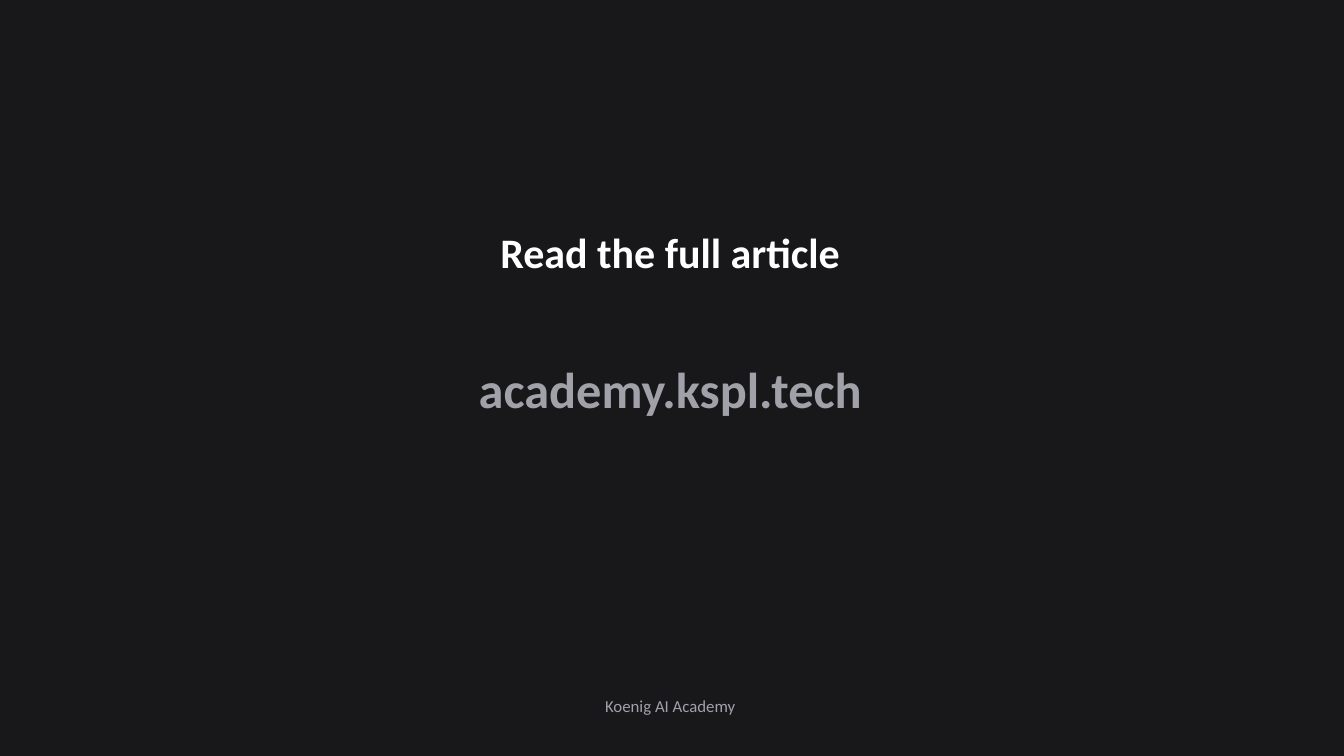
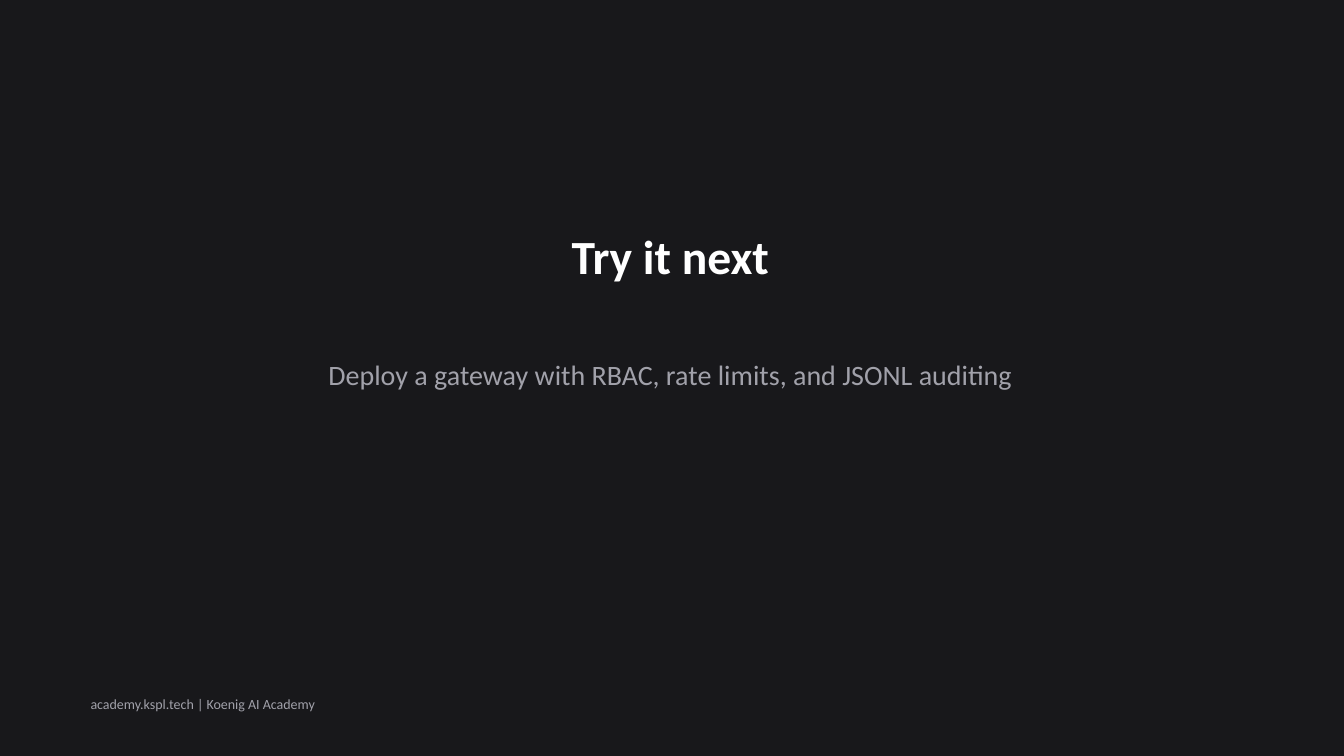
Before and after one commit to Koenig-Solutions-Private-Limited/koenig-ai-org, a slide deck: slide 7 of vault/courses/gemini-enterprise-agents/ch01-slides.pptx. Drawn at 1344x756 pixels with LibreOffice and Linux fonts; fonts in the diff are those of the drawing. Boxes give left, top, right and bottom in pixels: in the first picture for what was removed or moved away, otherwise in the second. Text is boxed around its words. In the diff, an @@ line names an element or a change of style, - is before the commit and + after.

```diff
--- a/vault/courses/gemini-enterprise-agents/ch01-slides.pptx
+++ b/vault/courses/gemini-enterprise-agents/ch01-slides.pptx
@@ text at (572, 240, 769, 282): text changed; size 30 to 34 pt @@
-Read the full article
+Try it next
@@ text at (328, 365, 1012, 390): text changed; size 36 to 20 pt; bold off @@
-academy.kspl.tech
+Deploy a gateway with RBAC, rate limits, and JSONL auditing
@@ text at (91, 699, 315, 712): text changed; size 12 to 10 pt @@
-Koenig AI Academy
+academy.kspl.tech | Koenig AI Academy
```
Also in this commit, not shown: 5 other slides changed, 6 other files.
